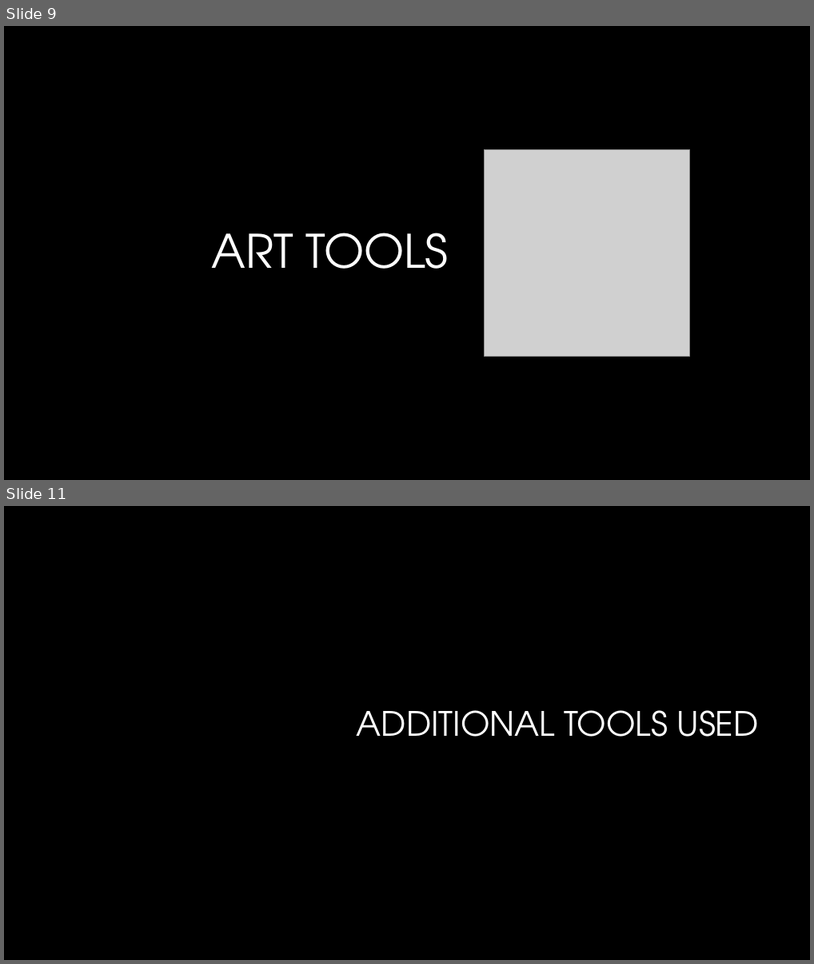
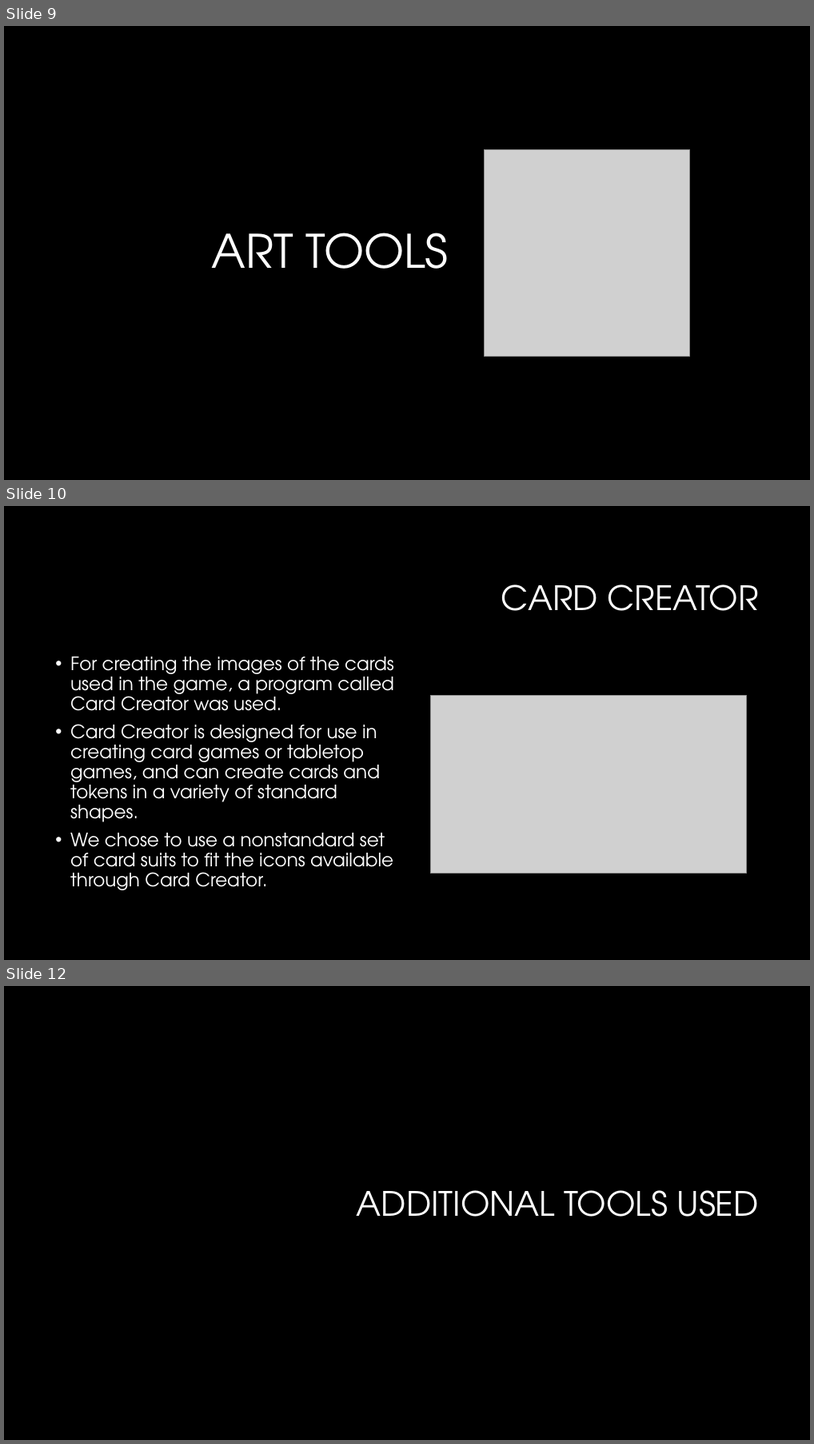
Before and after one commit to rodu4835/Heroku_App_Deployment, a slide deck: CSPB 3308 - Presentation PPT.pptx. Shown one above the other, each under a label of ours: slides 9 and 11 before the commit, slides 9, 10 and 12 after it; the slides between them are not shown. The pictures are 814x964 and 814x1444 pixels, drawn with LibreOffice and Linux fonts; fonts in the diff are those of the drawing; grey boxes stand for pictures; background and template pictures are left out. Boxes give left, top, right and bottom in pixels: in the first picture for what was removed or moved away, otherwise in the second. Text is boxed around its words. In the diff, an @@ line names an element or a change of style, - is before the commit and + after.

Commit message:
Added slides on art programs.

```diff
--- a/CSPB 3308 - Presentation PPT.pptx
+++ b/CSPB 3308 - Presentation PPT.pptx
@@ slide 10 added at bbox=[4, 506, 810, 960], background #000000 @@
@@ title added at bbox=[502, 584, 759, 611], 40 pt, text #FFFFFF @@
+CARD CREATOR
@@ text added at bbox=[70, 656, 394, 890], 22 pt, text #FFFFFF @@
+• For creating the images of the cards used in the game, a program called Card Creator was used.
+• Card Creator is designed for use in creating card games or tabletop games, and can create cards and tokens in a variety of standard shapes.
+• We chose to use a nonstandard set of card suits to fit the icons available through Card Creator.
@@ picture added at bbox=[430, 696, 747, 873] @@
@@ what was slide 11 is now slide 12 @@
```
Also in this commit, not shown: 1 other slide added, 1 slide removed.
